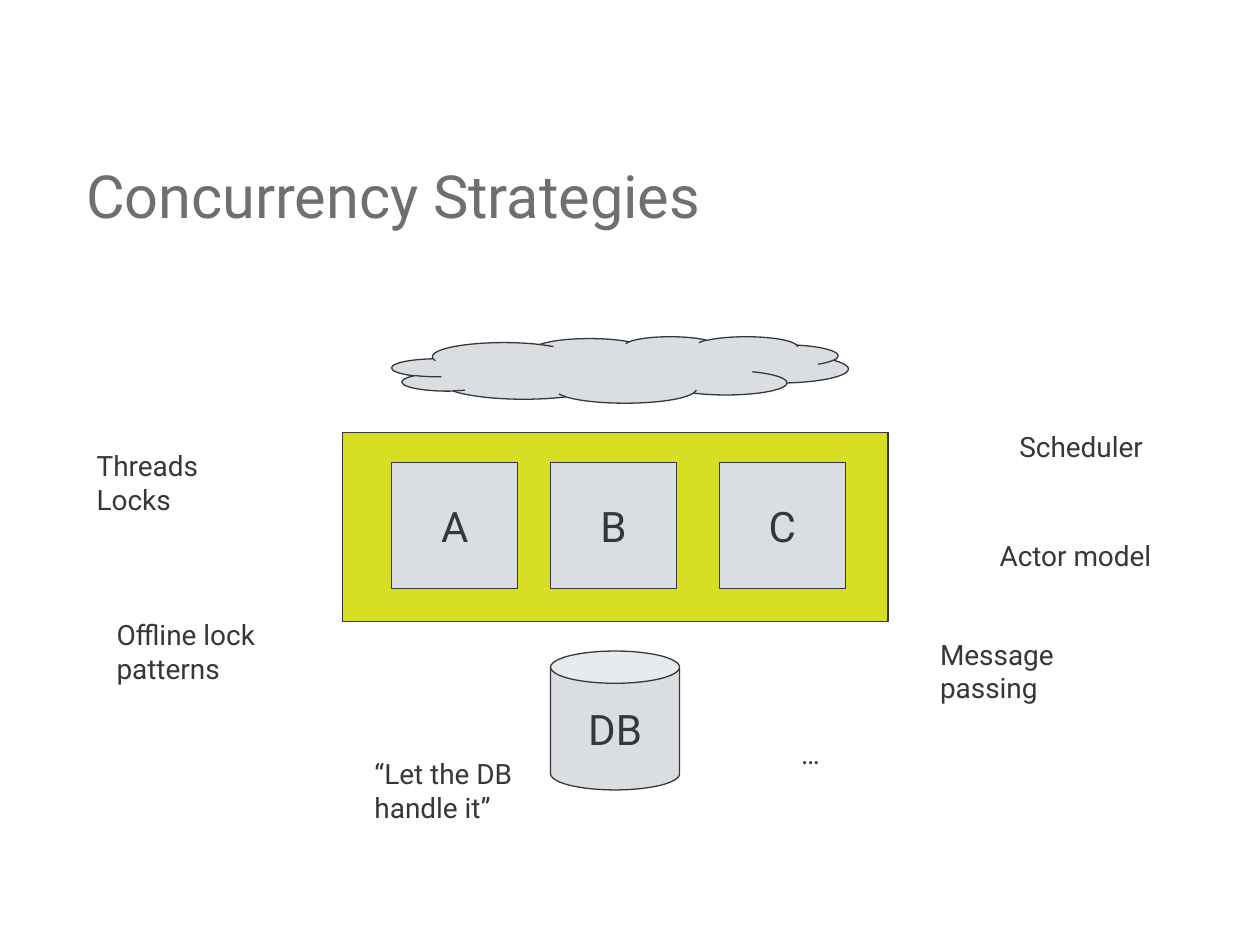
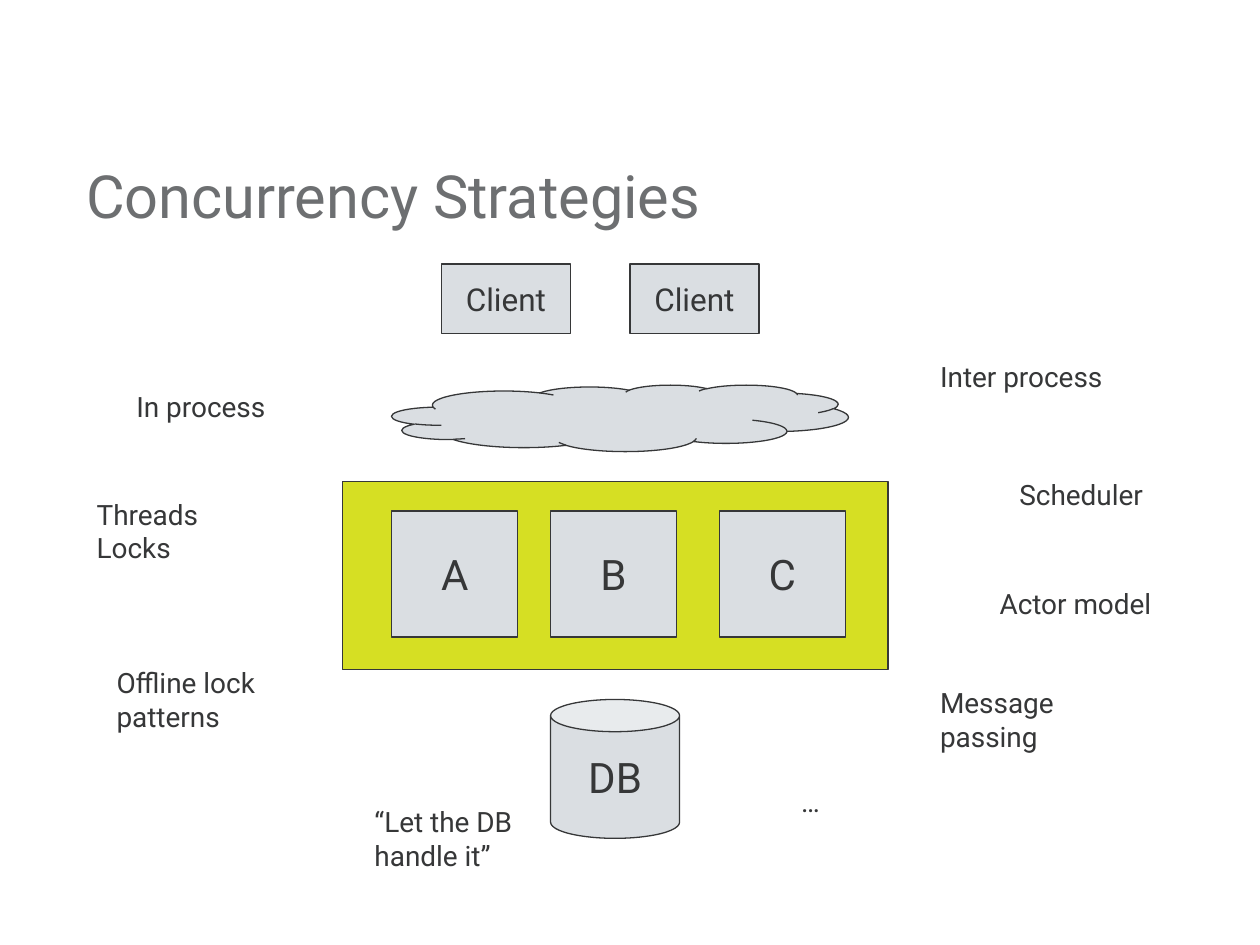
Before and after one commit to mjul/top-10-clojure-ndc-2011, a slide deck: slide 17 of Top Things to Learn From Clojure.pptx (slide 16 before the commit). Drawn at 1260x945 pixels with LibreOffice and Linux fonts; fonts in the diff are those of the drawing; background and template pictures are left out. Boxes give left, top, right and bottom in pixels: in the first picture for what was removed or moved away, otherwise in the second. Text is boxed around its words. In the diff, an @@ line names an element or a change of style, - is before the commit and + after.

```diff
--- a/Top Things to Learn From Clojure.pptx
+++ b/Top Things to Learn From Clojure.pptx
@@ rectangle added at bbox=[441, 265, 570, 334], fill #DADEE2, outline #363738 0.75 pt, 18 pt, text #363738 @@
+Client
@@ rectangle added at bbox=[630, 265, 759, 334], fill #DADEE2, outline #363738 0.75 pt, 18 pt, text #363738 @@
+Client
@@ 7 texts, 4 rectangles, 1 cylinder, 1 cloud: place and size @@
-7 texts, 4 rectangles, 1 cylinder, 1 cloud at bbox=[97, 336, 1152, 819]
+7 texts, 4 rectangles, 1 cylinder, 1 cloud at bbox=[97, 386, 1152, 867]
@@ text added at bbox=[940, 367, 1102, 393], 16 pt, text #363738 @@
+Inter process
@@ text added at bbox=[136, 397, 265, 423], 16 pt, text #363738 @@
+In process
```
Also in this commit, not shown: 7 other slides changed, 1 slide added, 1 slide removed.
